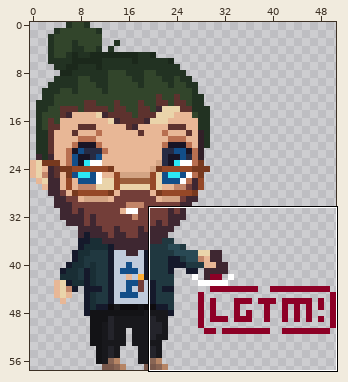
File history of a animated GIF sprite, lgtm.gif. The picture above shows the old version from afar; the outline marks the close-up.
Close-up. Before:
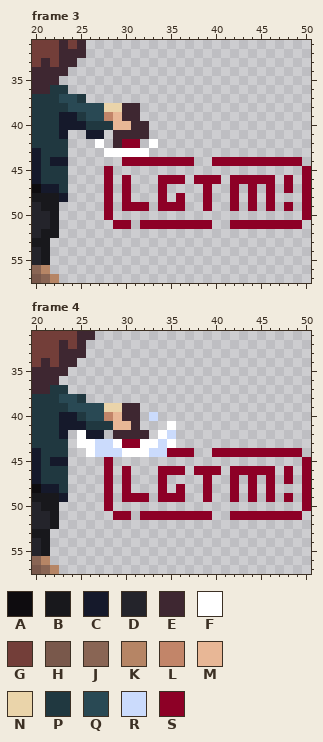
The file is 102x116 pixels, drawn in blocks of 2x2; one block is one cell here. Shown: frame 3: x 20..50, y 31..57; frame 4: x 20..50, y 31..57. The commit also changed other frames or places, which this record leaves out.
Palette (. is transparent): A #0e0c0f  B #18181c  C #15192b  D #24242b  E #3e2731  F #ffffff  G #733e39  H #79584b  J #896554  K #b68565  L #c28569  M #e8b796  N #ead4aa  P #203840  Q #294954  R #cbdbfc  S #8d0026
The result:
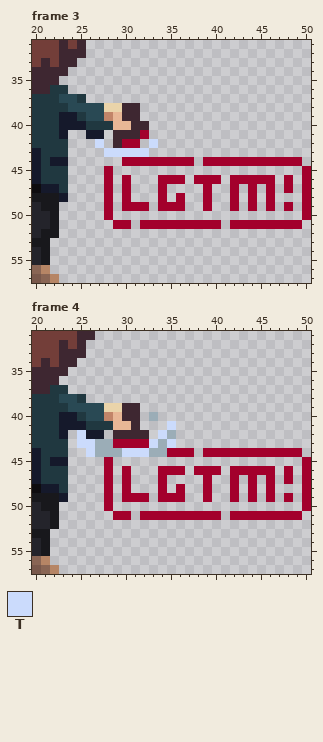
Colours new in this view: T #cbdbfc
From old to new:
Colour R changes from #cbdbfc to #9badb7.
Colour S changes from #8d0026 to #a3002c.
Frame 3:
Colour S is added in row 44 at x 39; in row 51 at x 40.
Colour S replaces colour E in row 41 at x 32.
Colour T replaces colour F in row 42 at x 27 and 33; in row 43 at x 28 to 32.
Frame 4:
Colour S is added in row 44 at x 39; in row 51 at x 40.
Colour S replaces colour F in row 43 at x 29 and 32.
Colour T replaces colour F in row 41 at x 35; in row 42 at x 25 and 34; in row 43 at x 25 to 26, 33 and 35; in row 44 at x 26 and 30 to 32.
Pixel boxes of the changes (left, top, right, bottom) in both close-ups:
changed: (95, 130, 311, 229)
changed: (77, 412, 311, 520)
